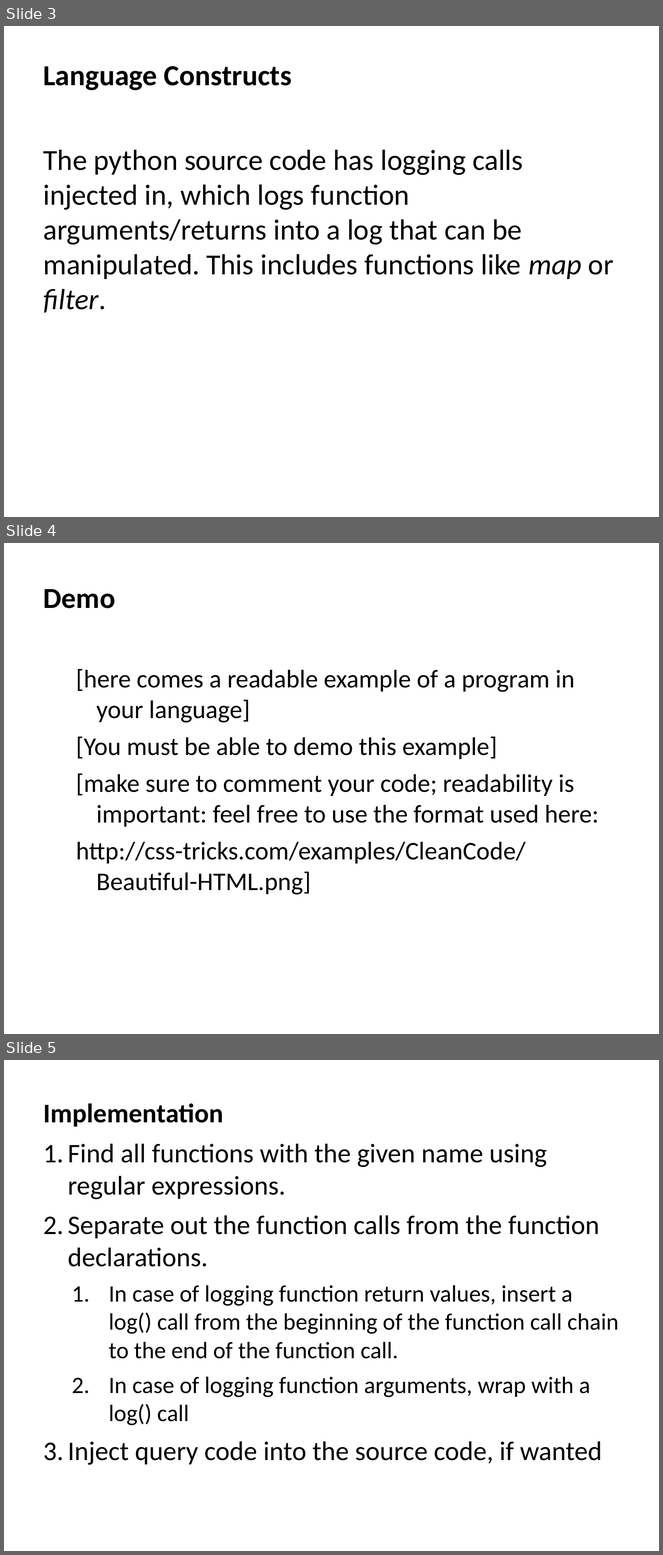
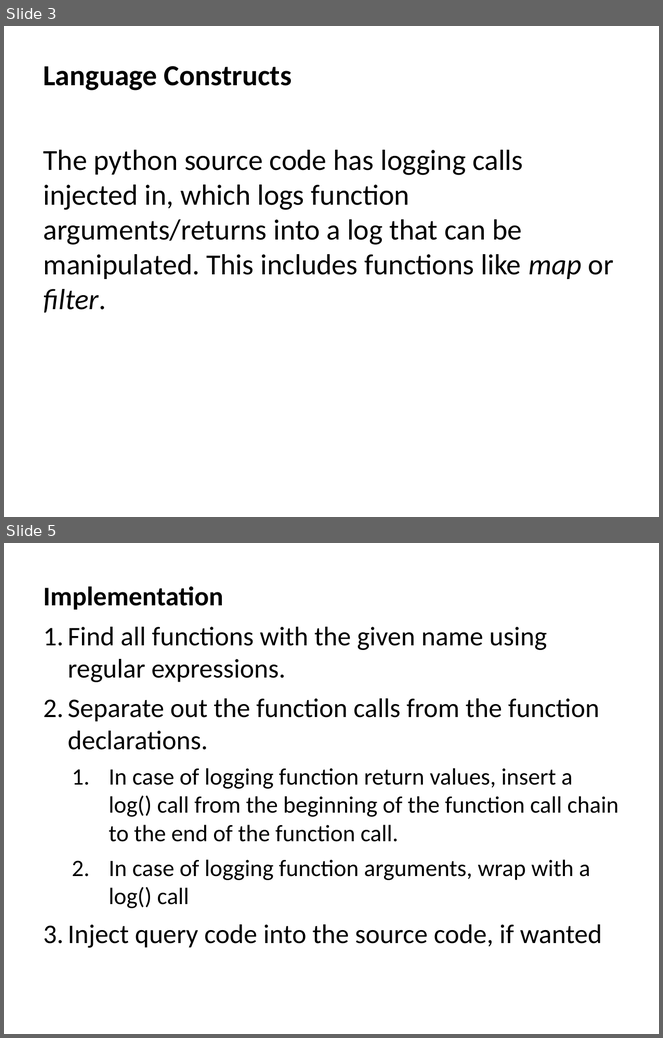
Before and after one commit to BluBambu/LumberjackLogger, a slide deck: slides.ppt. Shown one above the other, each under a label of ours: slides 3, 4 and 5 before the commit, slides 3 and 5 after it; the slides between them are not shown. The pictures are 663x1555 and 663x1038 pixels, drawn with LibreOffice and Linux fonts; fonts in the diff are those of the drawing. Boxes give left, top, right and bottom in pixels: in the first picture for what was removed or moved away, otherwise in the second. Text is boxed around its words. In the diff, an @@ line names an element or a change of style, - is before the commit and + after.

```diff
--- a/slides.ppt
+++ b/slides.ppt
@@ slide 4 removed at box(4, 543, 659, 1034), background #FFFFFF @@
@@ text removed at box(43, 589, 599, 895) @@
-Demo
-  [here comes a readable example of a program in your language]
-  [You must be able to demo this example]
-  [make sure to comment your code; readability is important: feel free to use the format used here:
-  http://css-tricks.com/examples/CleanCode/Beautiful-HTML.png]
```
Also in this commit, not shown: 1 slide changed, 1 slide added, 5 other files.
